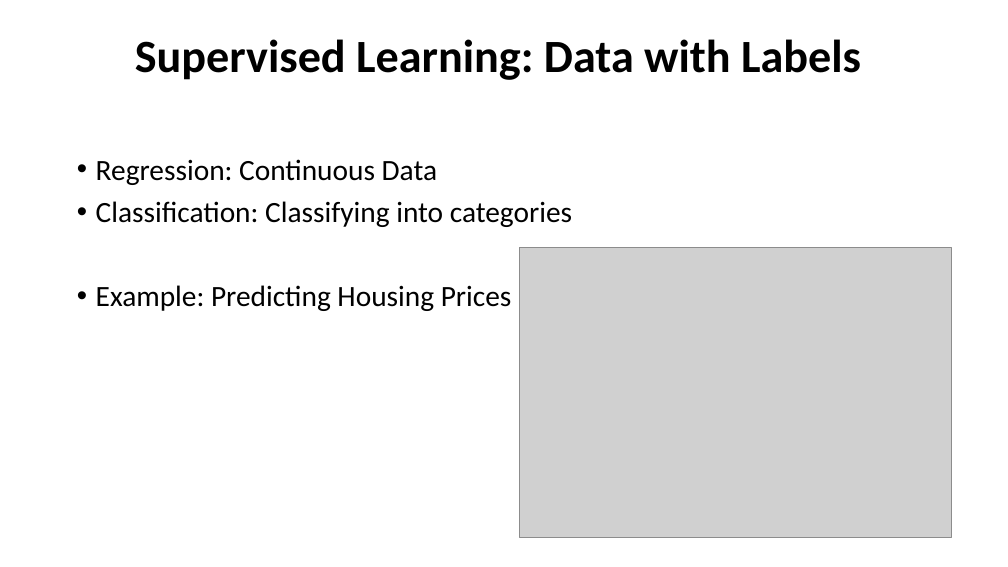
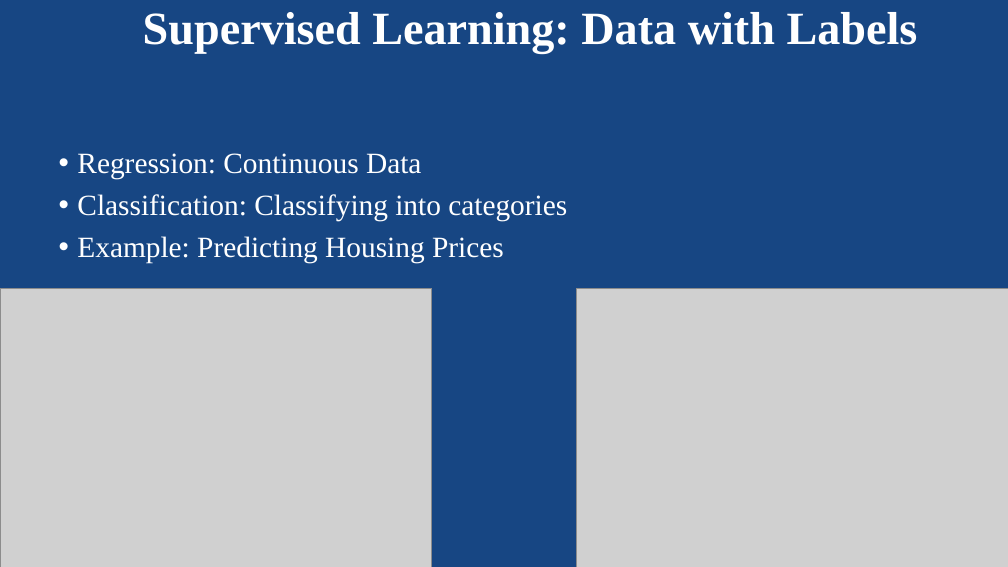
Before and after one commit to SaretMagnoslove/Machine_learning_Workshop, a slide deck: slide 4 of Presentation/WorkshopPresentation.pptx. Drawn at 1008x567 pixels with LibreOffice and Linux fonts; fonts in the diff are those of the drawing; grey boxes stand for pictures. Boxes give left, top, right and bottom in pixels: in the first picture for what was removed or moved away, otherwise in the second. Text is boxed around its words. In the diff, an @@ line names an element or a change of style, - is before the commit and + after.

```diff
--- a/Presentation/WorkshopPresentation.pptx
+++ b/Presentation/WorkshopPresentation.pptx
@@ background #FFFFFF to #174683 @@
@@ title "Supervised Learning: Data with Labels": place and size @@
-title "Supervised Learning: Data with Labels" at <box>135,39,861,80</box>
+title "Supervised Learning: Data with Labels" at <box>143,12,918,53</box>
@@ title "Supervised Learning: Data with Labels" at <box>143,12,918,53</box>: font Calibri to Times New Roman, text colour #000000 to #FFFFFF @@
@@ text "Regression: Continuous Data" at <box>77,153,567,263</box>: font Calibri to Times New Roman, text colour #000000 to #FFFFFF @@
@@ text "Regression: Continuous Data": place and size @@
-text "Regression: Continuous Data" at <box>96,159,572,311</box>
+text "Regression: Continuous Data" at <box>77,153,567,263</box>
@@ picture added at <box>0,289,432,567</box> @@
@@ picture: place and size @@
-picture at <box>520,248,951,538</box>
+picture at <box>576,289,1008,567</box>
```
Also in this commit, not shown: 9 other slides changed, 3 slides added, 1 slide removed.
